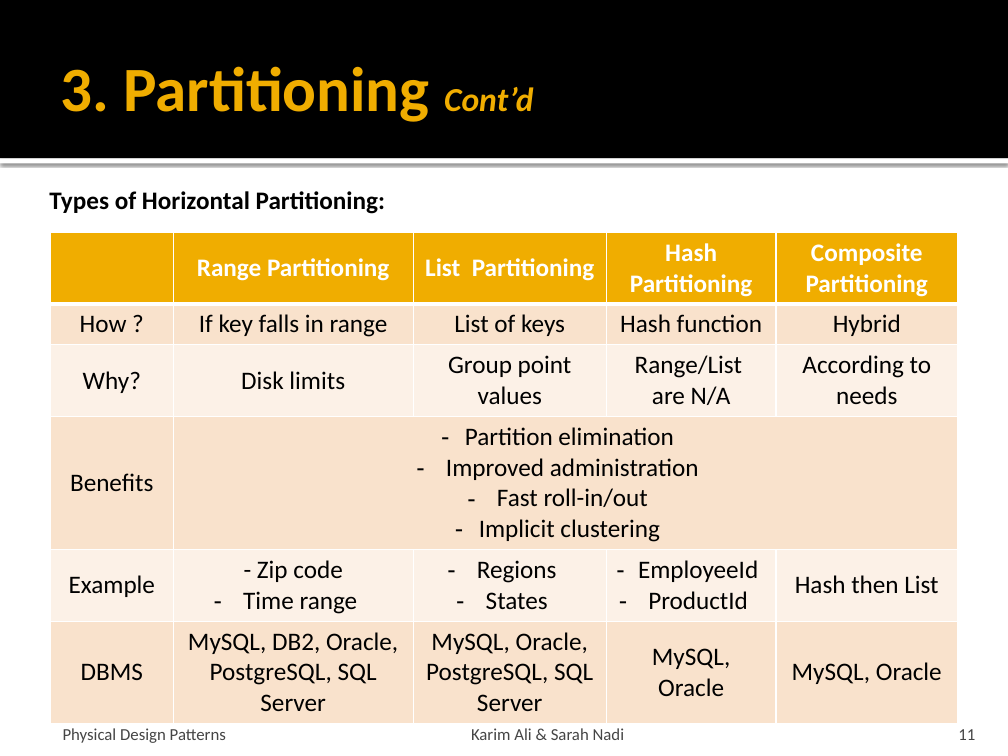
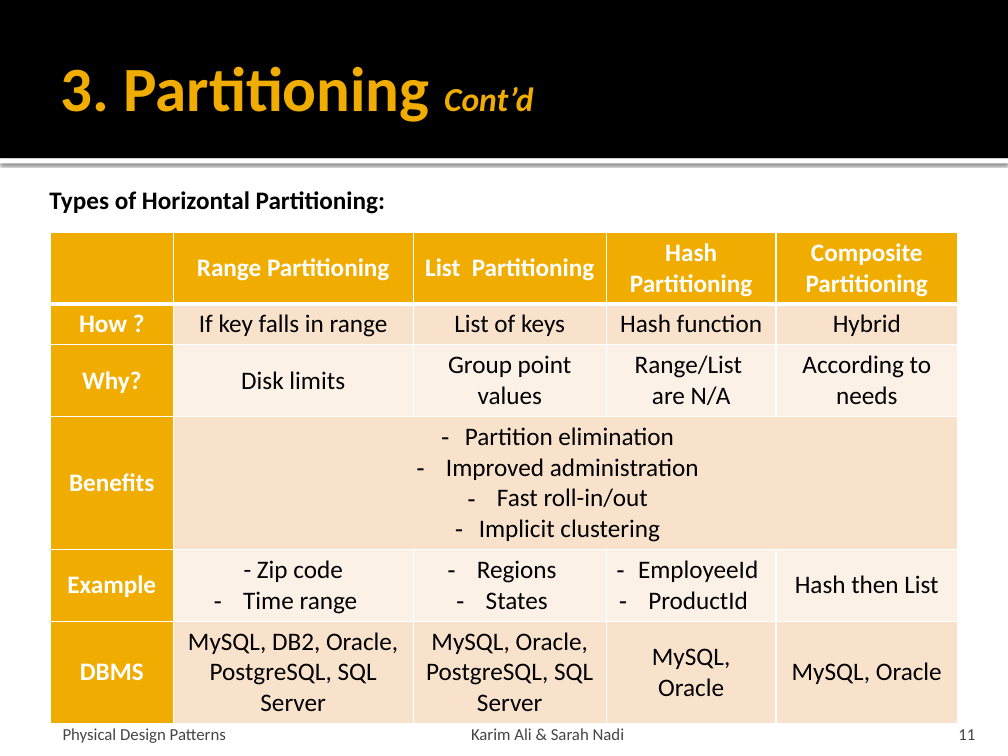
Before and after one commit to snadi/cs848-db, a slide deck: slide 11 of cs848-db/PhysDesignPres.pptx. Drawn at 1008x756 pixels with LibreOffice and Linux fonts; fonts in the diff are those of the drawing. Boxes give left, top, right and bottom in pixels: in the first picture for what was removed or moved away, otherwise in the second. Text is boxed around its words. In the diff, an @@ line names an element or a change of style, - is before the commit and + after.

```diff
--- a/cs848-db/PhysDesignPres.pptx
+++ b/cs848-db/PhysDesignPres.pptx
@@ table at (x1=50, y1=232, x2=958, y2=717) @@
@@ fill #F9E3CC to #F0AD00 in 3 cells @@
@@ fill #FCF1E7 to #F0AD00 in 2 cells @@
@@ text colour #000000 to #FFFFFF, bold on in "How ?", "Why?", "Benefits", "Example" and 1 more places @@
```
Also in this commit, not shown: 10 other slides changed.
